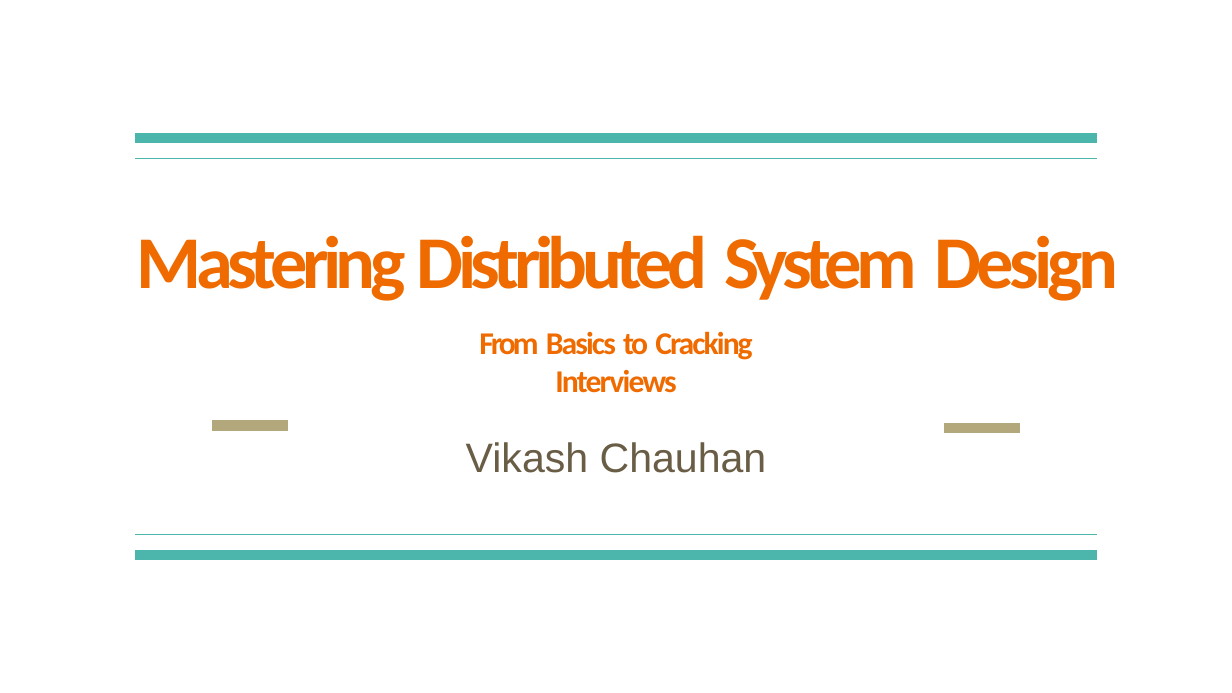
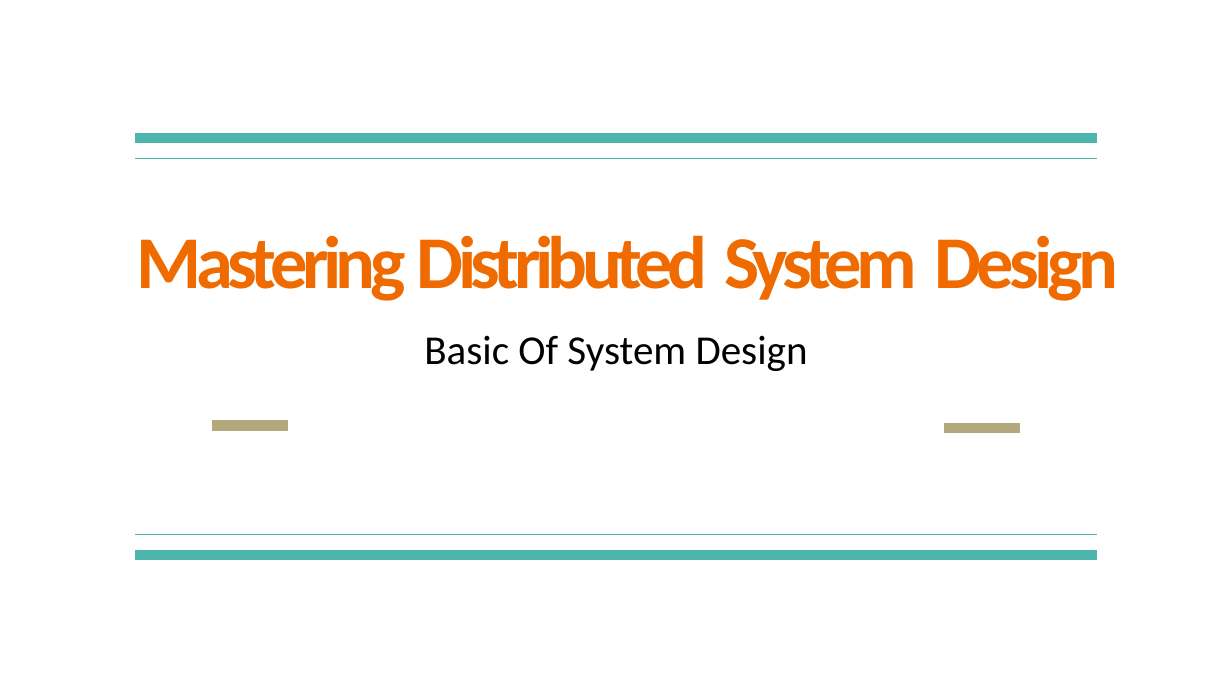
Before and after one commit to VikashChauhan51/system-design, a slide deck: slide 1 of High Level System Design/Fundamentals/1. Basic of System Design/Basic of System Design.pptx. Drawn at 1232x693 pixels with LibreOffice and Linux fonts; fonts in the diff are those of the drawing. Boxes give left, top, right and bottom in pixels: in the first picture for what was removed or moved away, otherwise in the second. Text is boxed around its words. In the diff, an @@ line names an element or a change of style, - is before the commit and + after.

```diff
--- a/High Level System Design/Fundamentals/1. Basic of System Design/Basic of System Design.pptx
+++ b/High Level System Design/Fundamentals/1. Basic of System Design/Basic of System Design.pptx
@@ text at [424,335,808,371]: text changed; size 18.5 to 24 pt; text colour #EF6B00 to #000000; bold off @@
-From Basics to Cracking Interviews
-Vikash Chauhan
+Basic Of System Design
```
Also in this commit, not shown: 3 other files.
